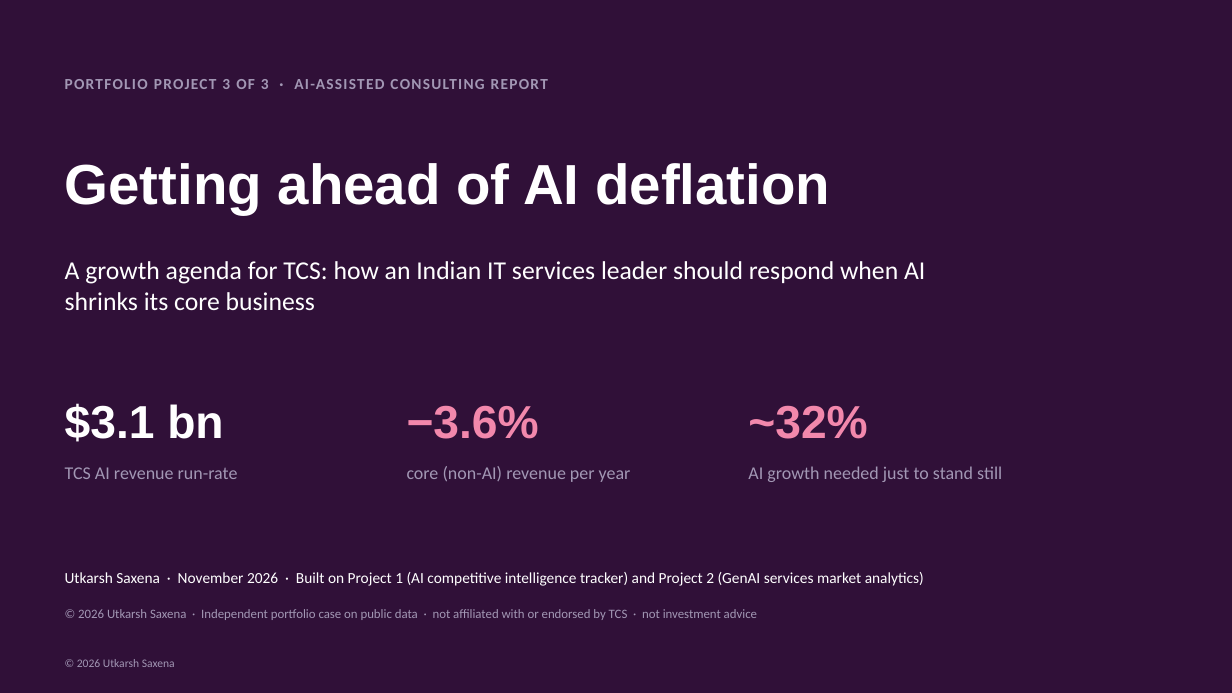
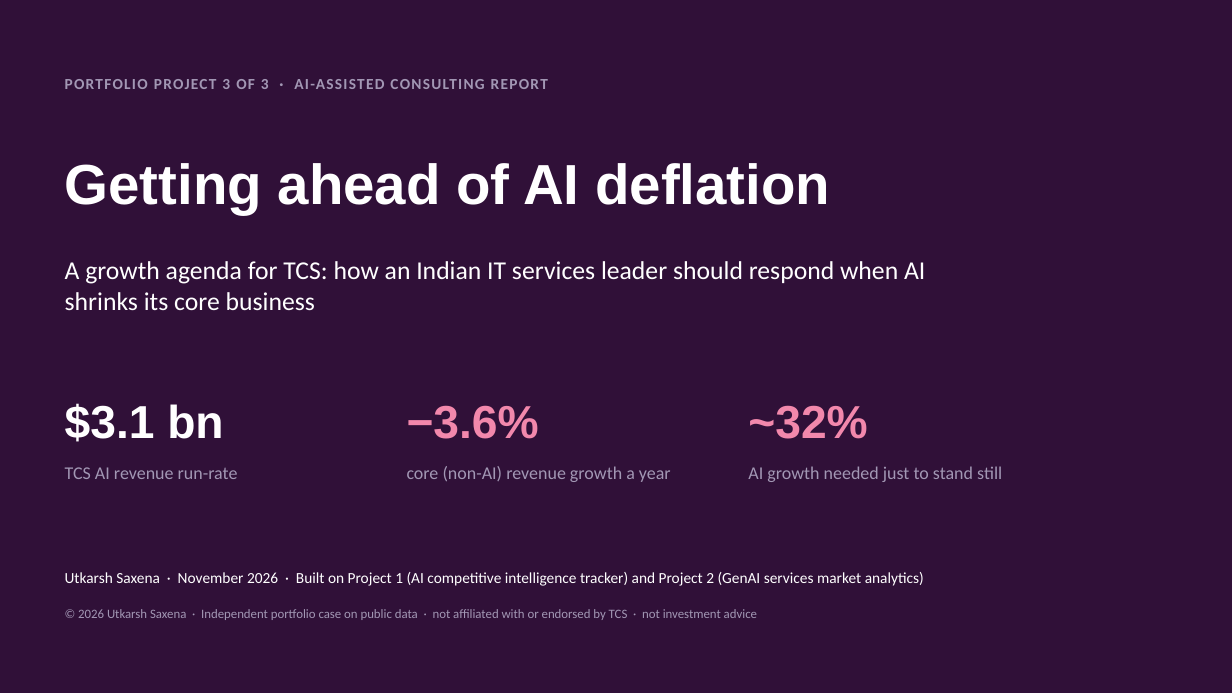
Before and after one commit to lokpriye96/ai-consulting-report-genai-services, a slide deck: slide 1 of outputs/TCS_AI_Deflation_Strategy.pptx. Drawn at 1232x693 pixels with LibreOffice and Linux fonts; fonts in the diff are those of the drawing. Boxes give left, top, right and bottom in pixels: in the first picture for what was removed or moved away, otherwise in the second. Text is boxed around its words. In the diff, an @@ line names an element or a change of style, - is before the commit and + after.

```diff
--- a/outputs/TCS_AI_Deflation_Strategy.pptx
+++ b/outputs/TCS_AI_Deflation_Strategy.pptx
@@ text at bbox=[407, 466, 671, 482]: text changed @@
-core (non-AI) revenue per year
+core (non-AI) revenue growth a year
@@ text removed at bbox=[77, 659, 175, 667] @@
-© 2026 Utkarsh Saxena
```
Also in this commit, not shown: 10 other slides changed, 16 other files.
